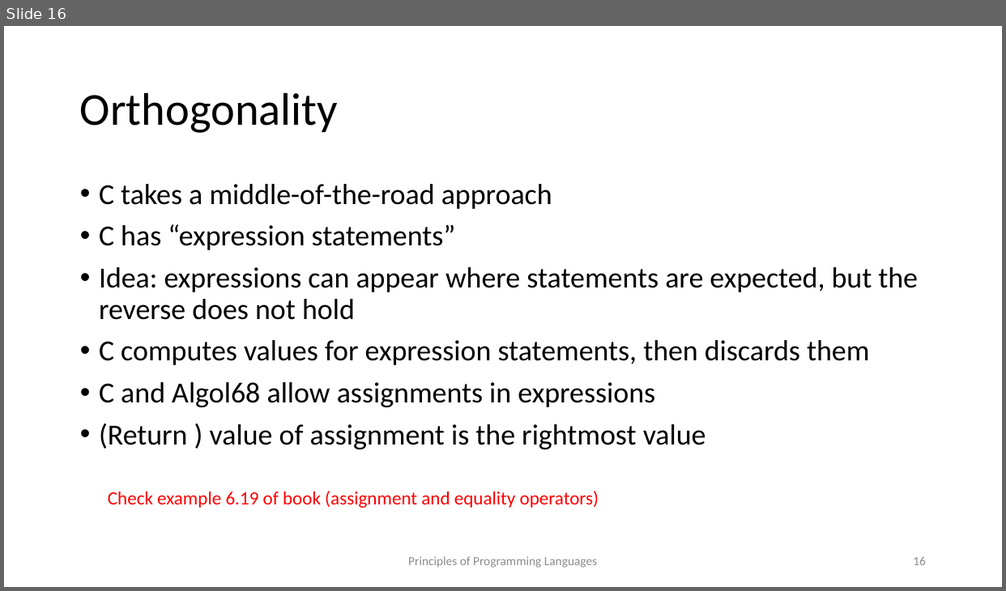
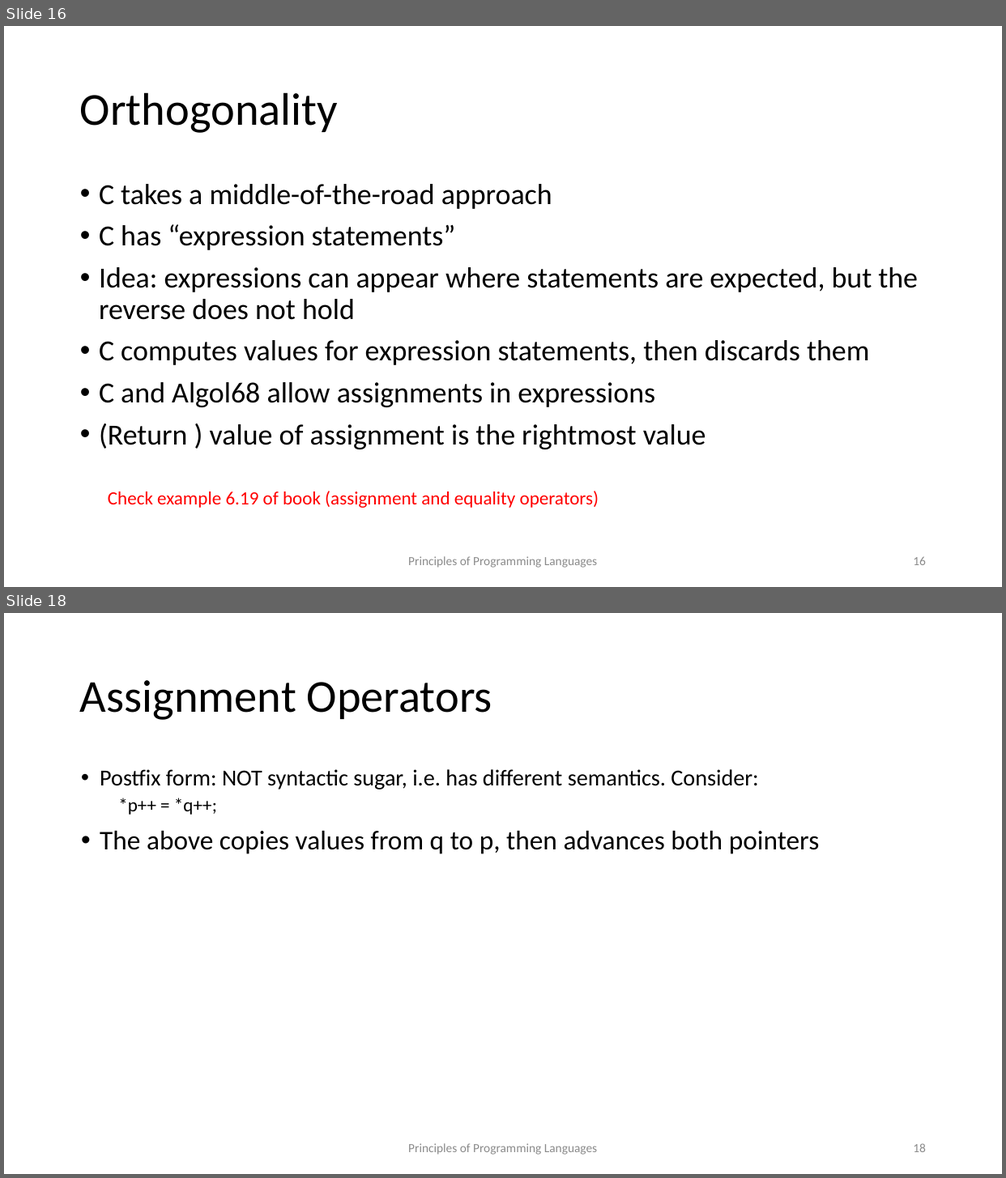
Before and after one commit to kongm/pl-design, a slide deck: control-flow.pptx. Shown one above the other, each under a label of ours: slide 16 before the commit, slides 16 and 18 after it; the slides between them are not shown. The pictures are 1006x591 and 1006x1178 pixels, drawn with LibreOffice and Linux fonts; fonts in the diff are those of the drawing. Boxes give left, top, right and bottom in pixels: in the first picture for what was removed or moved away, otherwise in the second. Text is boxed around its words. In the diff, an @@ line names an element or a change of style, - is before the commit and + after.

```diff
--- a/control-flow.pptx
+++ b/control-flow.pptx
@@ slide 18 added at <box>4,613,1002,1174</box>, background #FFFFFF @@
@@ title added at <box>80,680,492,720</box>, 44 pt, text #000000 @@
+Assignment Operators
@@ text added at <box>100,769,820,854</box>, 22 pt, text #000000 @@
+• Postfix form: NOT syntactic sugar, i.e. has different semantics. Consider:
+  *p++ = *q++;
+• The above copies values from q to p, then advances both pointers
@@ text added at <box>408,1144,597,1155</box>, 12 pt, text #8C8C8C @@
+Principles of Programming Languages
@@ page number added at <box>913,1144,926,1152</box>, 12 pt, text #8C8C8C @@
+18
```
Also in this commit, not shown: 12 other slides added, 1 other file.
